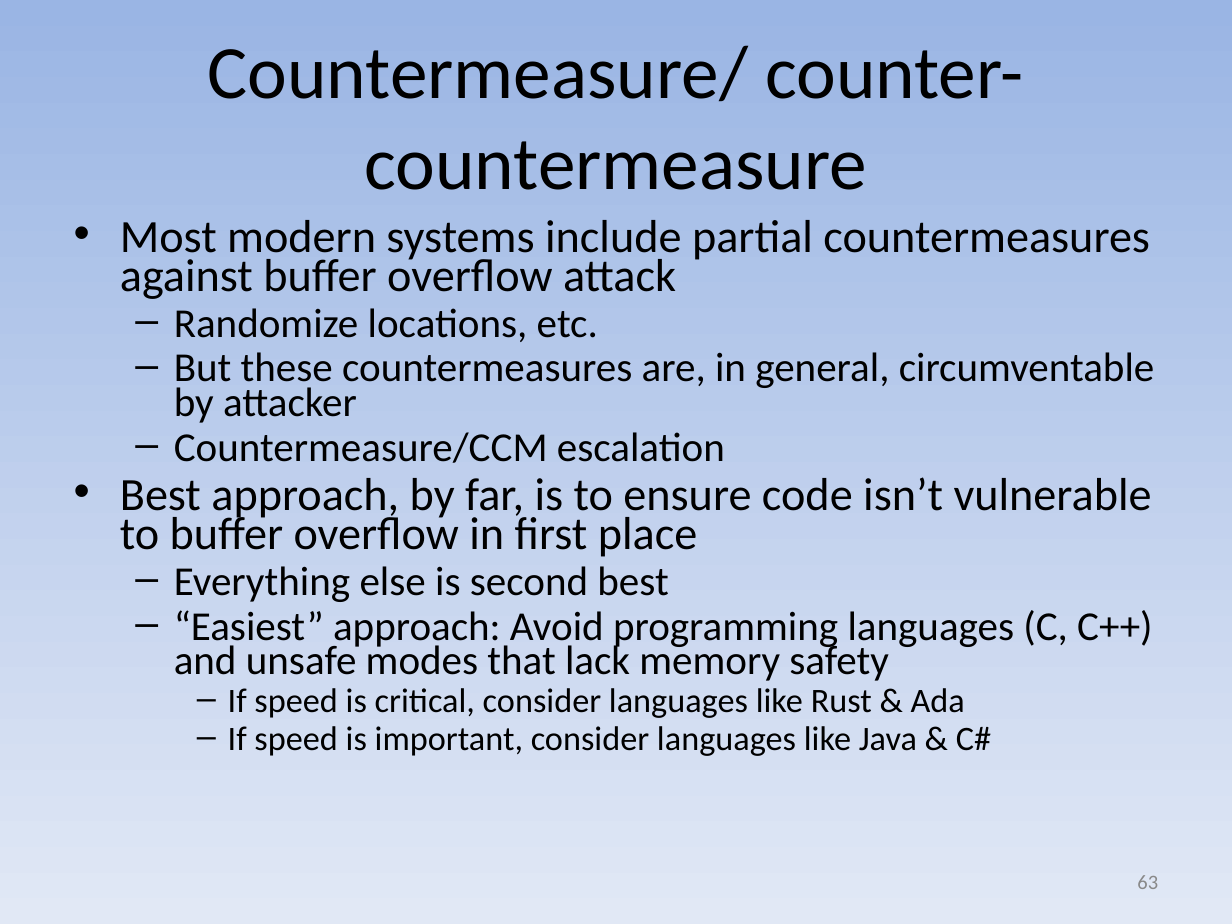
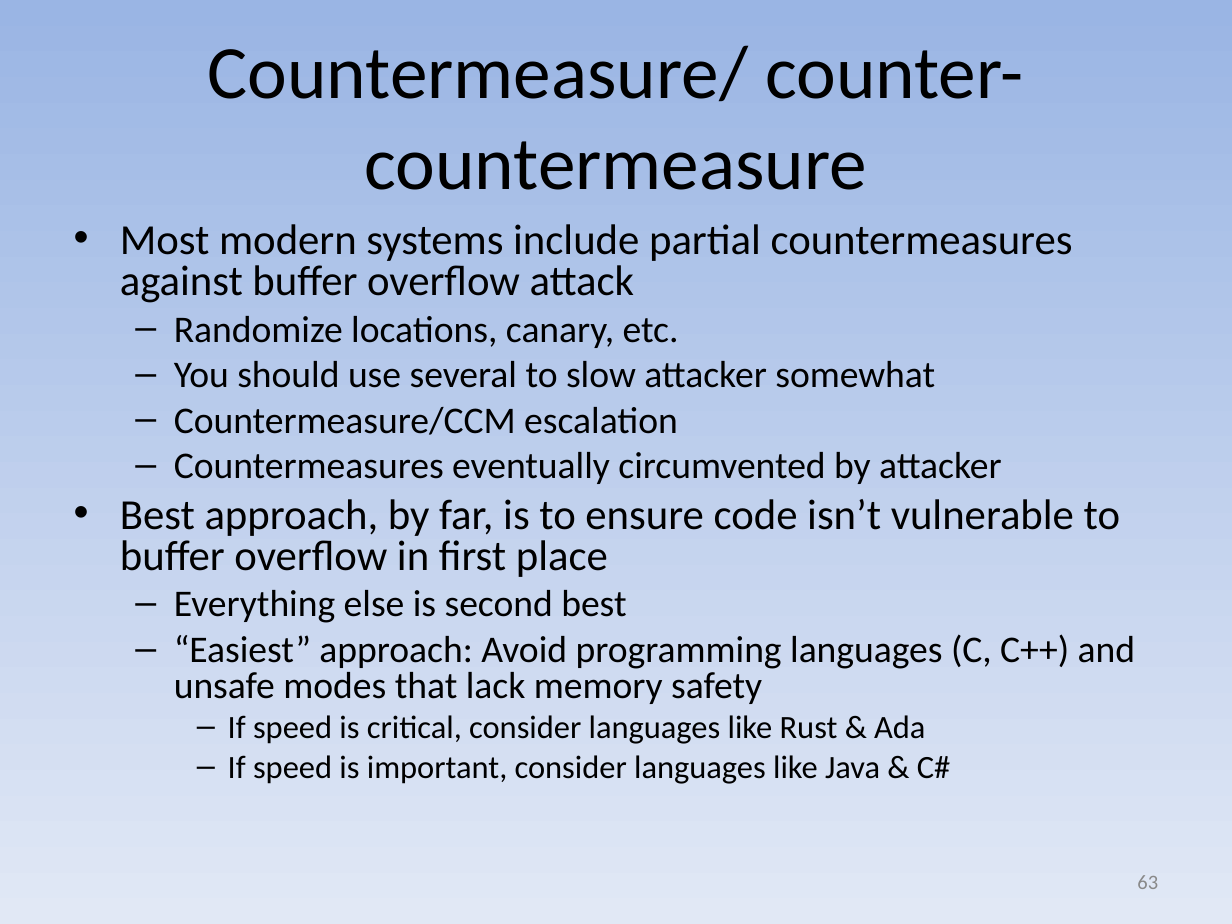
Before and after one commit to david-a-wheeler/david-a-wheeler.github.io, a slide deck: slide 63 of secure-class/presentations/Secure-Software-3-Buffer-Overflow.ppt. Drawn at 1232x924 pixels with LibreOffice and Linux fonts; fonts in the diff are those of the drawing. Boxes give left, top, right and bottom in pixels: in the first picture for what was removed or moved away, otherwise in the second. Text is boxed around its words. In the diff, an @@ line names an element or a change of style, - is before the commit and + after.

Commit message:
Update buffer overflow slide

```diff
--- a/secure-class/presentations/Secure-Software-3-Buffer-Overflow.ppt
+++ b/secure-class/presentations/Secure-Software-3-Buffer-Overflow.ppt
@@ text at (120, 224, 1135, 784): size 27 to 25 pt in "Most modern systems include partial countermeasures against ...", "Best approach, by far, is to ensure ..."; size 24 to 22 pt in "Countermeasure/CCM escalation", "Everything else is second best", "“Easiest” approach: Avoid programming languages (C, C++) ..."; size 20 to 19 pt in "If speed is critical, consider languages like ...", "If speed is important, consider languages like ..."; line spacing 0.7 to 0.8 @@
@@ text at (174, 316, 935, 388): text changed; size 24 to 22 pt @@
-  – Randomize locations, etc.
-  – But these countermeasures are, in general, circumventable by attacker
+  – Randomize locations, canary, etc.
+  – You should use several to slow attacker somewhat
@@ text at (174, 452, 1002, 484): paragraph added @@
+  – Countermeasures eventually circumvented by attacker
```
Also in this commit, not shown: 6 other slides changed, 2 slides added, 2 slides removed.
